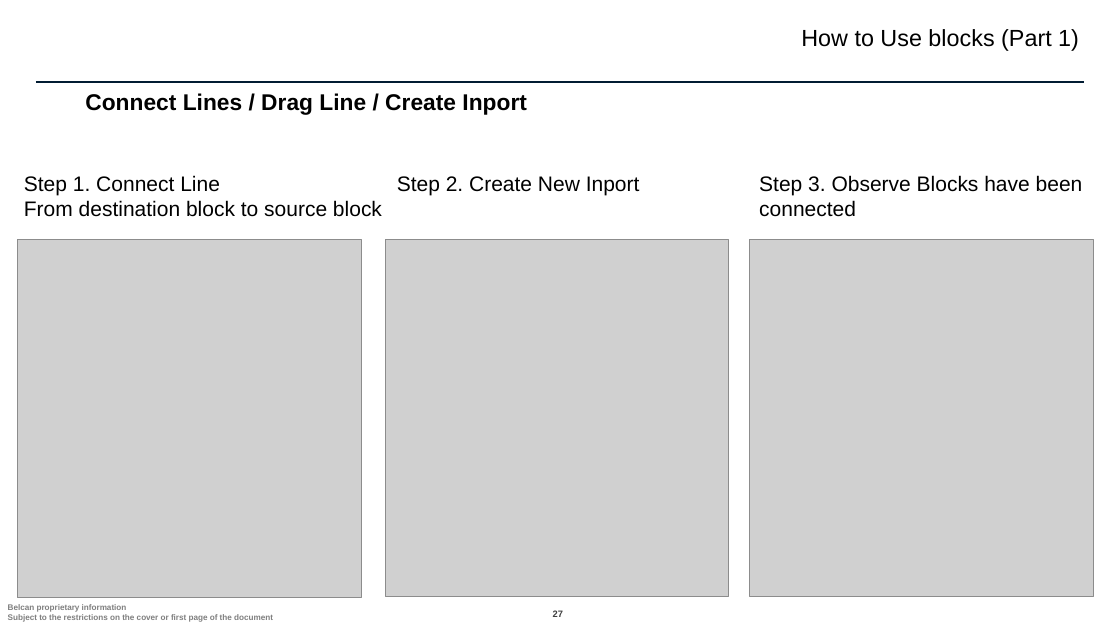
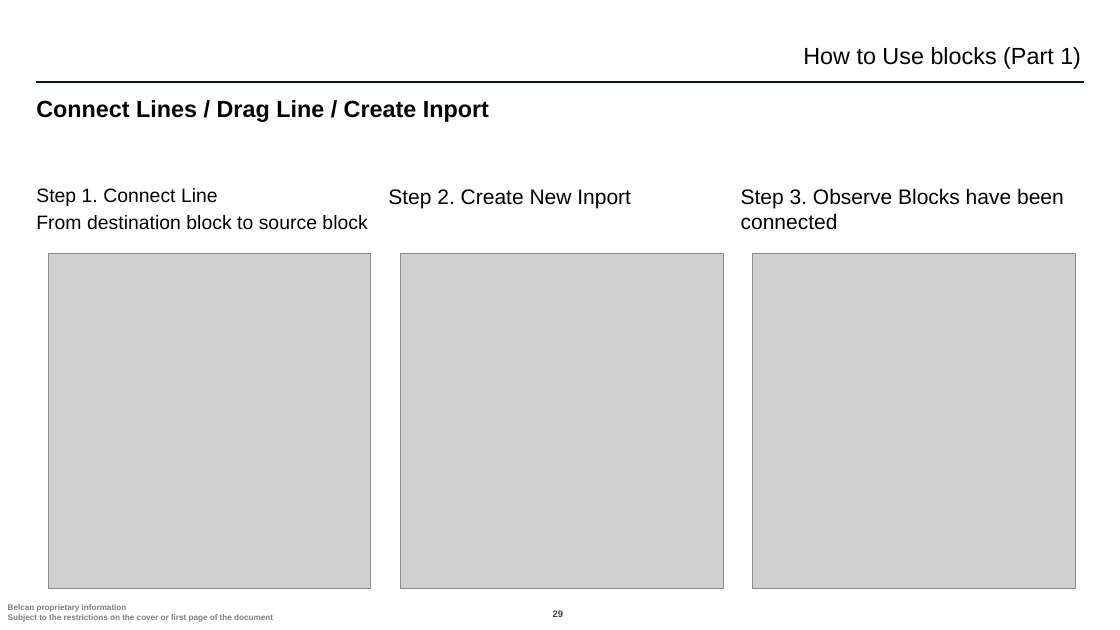
Before and after one commit to ntylerbelcan/aviation-controls-simulink-training-Belcan, a slide deck: slide 29 of ch01/Chapter 1 - Belcan.pptx (slide 27 before the commit). Drawn at 1120x630 pixels with LibreOffice and Linux fonts; fonts in the diff are those of the drawing; grey boxes stand for pictures; background and template pictures are left out. Boxes give left, top, right and bottom in pixels: in the first picture for what was removed or moved away, otherwise in the second. Text is boxed around its words. In the diff, an @@ line names an element or a change of style, - is before the commit and + after.

```diff
--- a/ch01/Chapter 1 - Belcan.pptx
+++ b/ch01/Chapter 1 - Belcan.pptx
@@ text "How to Use blocks (Part ...": place and size @@
-text "How to Use blocks (Part ..." at bbox=[801, 29, 1079, 51]
+text "How to Use blocks (Part ..." at bbox=[803, 47, 1081, 69]
@@ title "Connect Lines / Drag Line ...": place and size @@
-title "Connect Lines / Drag Line ..." at bbox=[85, 93, 527, 115]
+title "Connect Lines / Drag Line ..." at bbox=[36, 100, 489, 122]
@@ title "Connect Lines / Drag Line ..." at bbox=[36, 100, 489, 122]: size 19.5 to 20 pt @@
@@ text "Step 1. Connect Line": place and size @@
-text "Step 1. Connect Line" at bbox=[24, 175, 382, 217]
+text "Step 1. Connect Line" at bbox=[36, 188, 367, 230]
@@ text "Step 1. Connect Line" at bbox=[36, 188, 367, 230]: size 18 to 16.6 pt; more space between paragraphs @@
@@ text "Step 2. Create New Inport" at bbox=[388, 189, 631, 208]: more space between paragraphs @@
@@ text "Step 2. Create New Inport": place and size @@
-text "Step 2. Create New Inport" at bbox=[397, 176, 640, 195]
+text "Step 2. Create New Inport" at bbox=[388, 189, 631, 208]
@@ text "Step 3. Observe Blocks have ...": place and size @@
-text "Step 3. Observe Blocks have ..." at bbox=[759, 175, 1083, 217]
+text "Step 3. Observe Blocks have ..." at bbox=[741, 188, 1064, 230]
@@ text "Step 3. Observe Blocks have ..." at bbox=[741, 188, 1064, 230]: more space between paragraphs @@
@@ picture: place and size @@
-picture at bbox=[18, 239, 361, 597]
+picture at bbox=[49, 254, 371, 589]
@@ picture: place and size @@
-picture at bbox=[386, 239, 729, 597]
+picture at bbox=[401, 254, 724, 589]
@@ picture: place and size @@
-picture at bbox=[750, 239, 1094, 597]
+picture at bbox=[753, 254, 1076, 589]
@@ page number at bbox=[553, 610, 563, 619]: text changed @@
-27
+29
```
Also in this commit, not shown: 46 other slides changed, 3 slides added.
